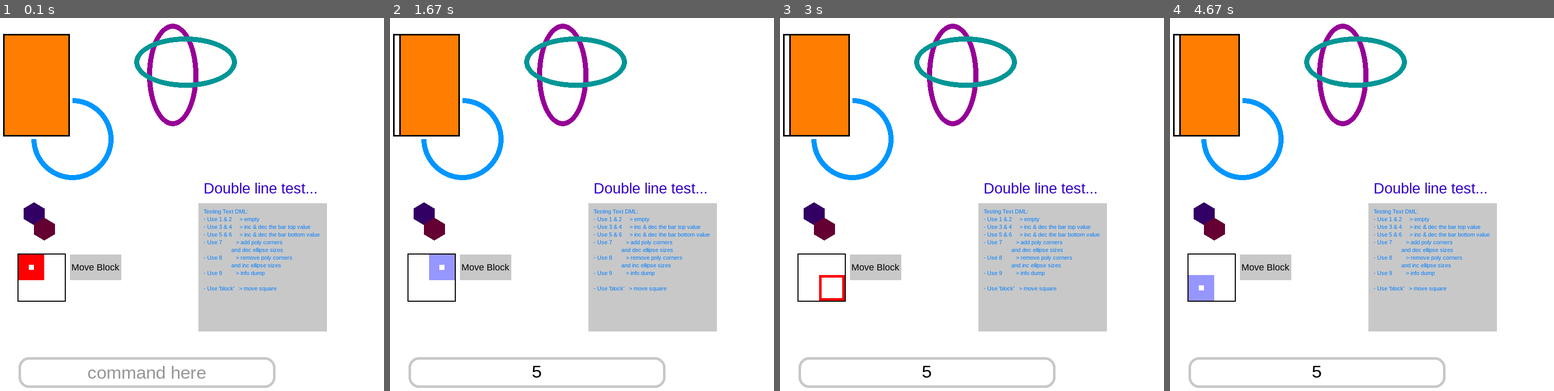
Above: before the commit, frames 1-4 (left to right).
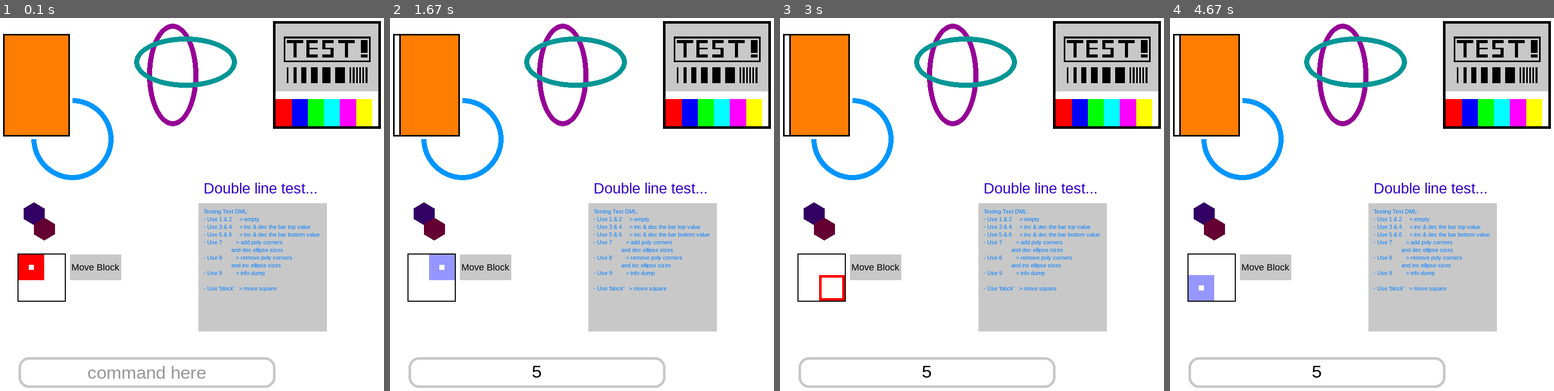
Above: after the commit, the same moments.

Repository: reimerrigtering/PygameUIExtension
Game: pygame game, started from testing.py
Two runs of this game, one before a commit and one after it. Both use one fixed random seed, a clock stepped at 60 frames per second and the inputs below.
Inputs (mouse positions are in pixels of both pictures, inside the frame that each line leads up to):
- Up to frame 1 (0.1 s): no input
- Up to frame 2 (1.67 s): click "Move Block" at 0.38 s; click "command here" at 0.72 s; tap 5 at 1 s; click (739, 346) at 1.38 s
- Up to frame 3 (3 s): click "Move Block" at 1.72 s
- Up to frame 4 (4.67 s): click "5" at 3.15 s; click (1477, 167) at 3.48 s; click "Move Block" at 4.32 s

The runs differ from the first frame. In frame 1, 7.5% of the frame differs, in the area x 71-100%, y 0-30%; in frame 2, 7.5%; in frame 3, 7.5%; in frame 4, 7.5%.

Commit message:
Tested and fixed Image class

Diff:
--- a/testing.py
+++ b/testing.py
@@ -1,6 +1,6 @@
 import pygame
 from ui_classes import (Display, Rect, Circle, Polygon, Ellipse, Text, Bar, Placement, ObjectAnimation as oa, Button,
-                        InputField)
+                        InputField, Image)
 
 
 display_window = Display((800, 800), 'testing')
@@ -63,6 +63,8 @@
 command_field = InputField(Rect(50, 700, 500, 60, color=(200, 200, 200), corner_radius_all=20, border=5),
                            _empty_text=Text('command here', color=(150, 150, 150)), rect_active_color=(0, 150, 0))
 
+testing_img = Image('test_img.png', 550, 50, (200, 200), border=5)
+
 
 def move_block() -> None:
     global moving_block_seq_pos
@@ -104,6 +106,8 @@
     move_block_button.render()
 
     command_field.render()
+
+    testing_img.render()
 
     Button.release_push_buttons()
     Bar.process_all_bar_movement()
--- a/ui_classes.py
+++ b/ui_classes.py
@@ -696,7 +696,7 @@
 
 @dataclass
 class Image:
-    assests_folder_path: str = field(default=None, kw_only=True)
+    assests_folder_path: ClassVar[str | None] = None
     image: pygame.Surface = field(default=None, kw_only=True)
     border_rect: Rect = field(default=None, kw_only=True)
 
@@ -706,7 +706,6 @@
     resize_to: Sequence[int, int] | None = None
 
     alpha: T_COLOR | None = None
-    hide: bool = False
     direct_path: bool = False
 
     border: int = 0
@@ -775,13 +774,12 @@
         if display is None:
             raise ValueError('Display argument missing')
 
-        if not self.hide:
-            display.blit(self.image, (self.x, self.y))
-            if self.border > 0:
-                self.border_rect.render(display)
+        display.blit(self.image, (self.x, self.y))
+        if self.border > 0:
+            self.border_rect.render(display)
 
     def __repr__(self) -> str:
-        return f'pos: ({self.x}, {self.y}) - hidden: {self.hide} - src: {self.path}'
+        return f'pos: ({self.x}, {self.y}) - src: {self.path}'
 
 
 class ObjectAnimation:
Not shown, changed: TODOs.txt
